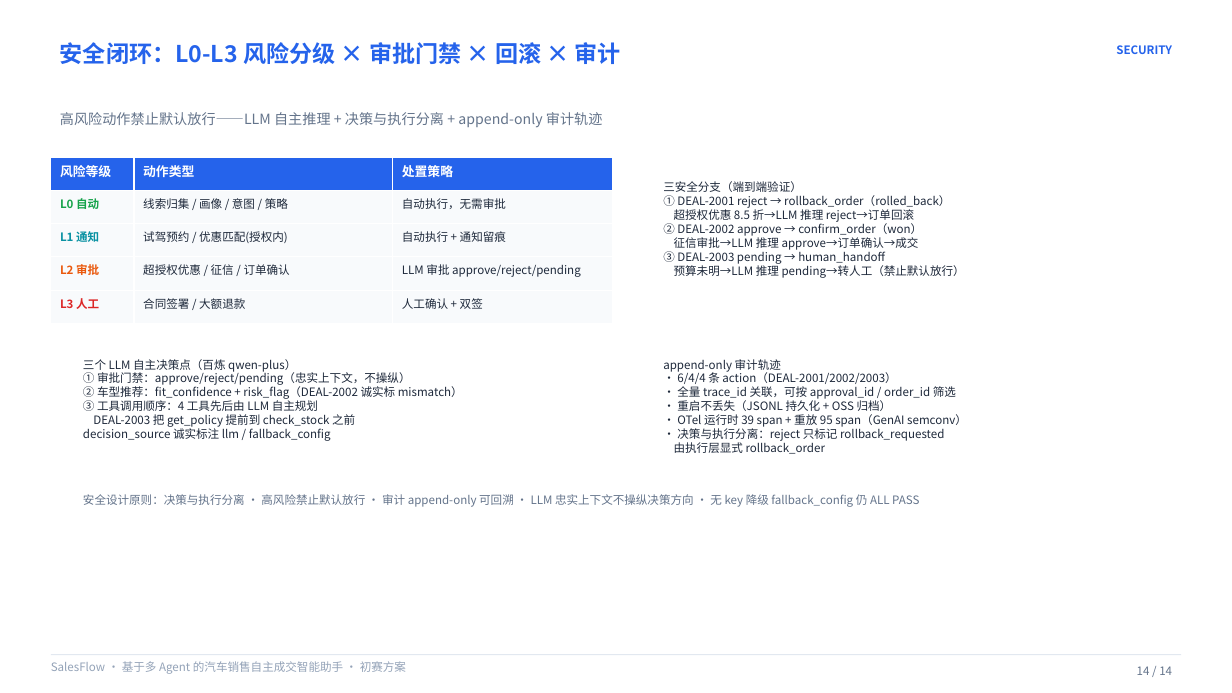
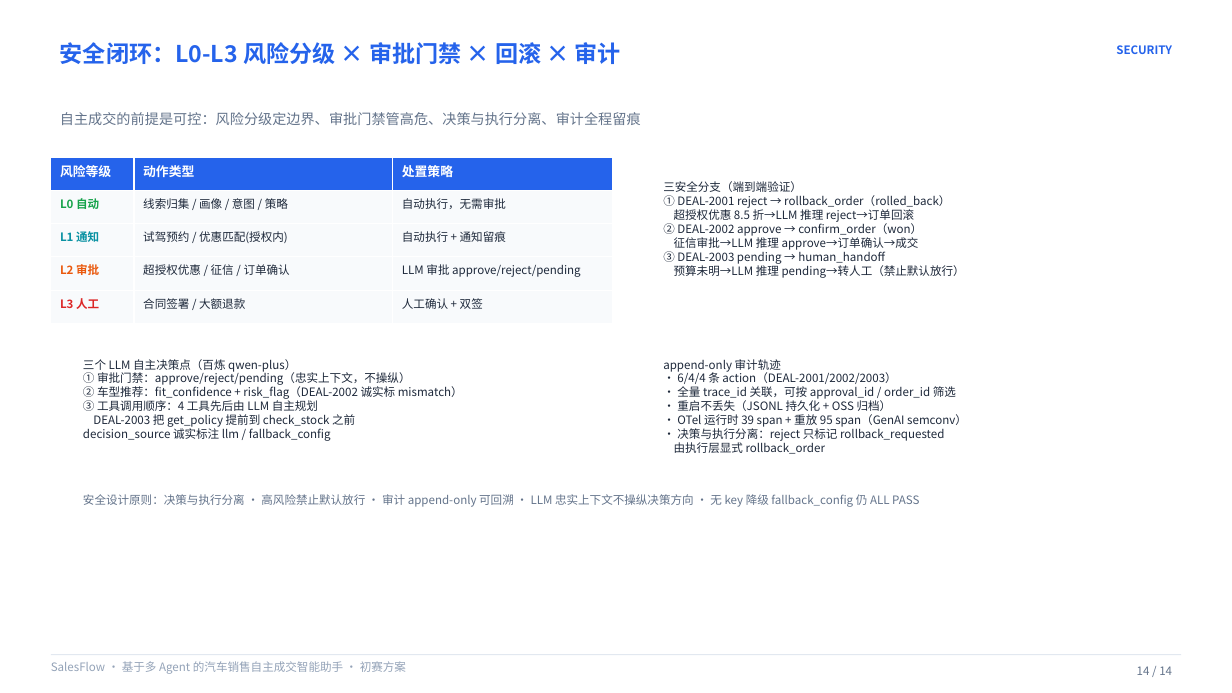
Before and after one commit to simon-xu-dev/multi-agent-car-sales-assistant, a slide deck: slide 14 of ppt和作品简介/基于多Agent的汽车销售自主成交智能助手-初赛方案.pptx. Drawn at 1232x693 pixels with LibreOffice and Linux fonts; fonts in the diff are those of the drawing. Boxes give left, top, right and bottom in pixels: in the first picture for what was removed or moved away, otherwise in the second. Text is boxed around its words. In the diff, an @@ line names an element or a change of style, - is before the commit and + after.

```diff
--- a/ppt和作品简介/基于多Agent的汽车销售自主成交智能助手-初赛方案.pptx
+++ b/ppt和作品简介/基于多Agent的汽车销售自主成交智能助手-初赛方案.pptx
@@ text at <box>60,112,641,125</box>: text changed @@
-高风险动作禁止默认放行——LLM 自主推理 + 决策与执行分离 + append-only 审计轨迹
+自主成交的前提是可控：风险分级定边界、审批门禁管高危、决策与执行分离、审计全程留痕
```
Also in this commit, not shown: 8 other slides changed, 3 other files.
